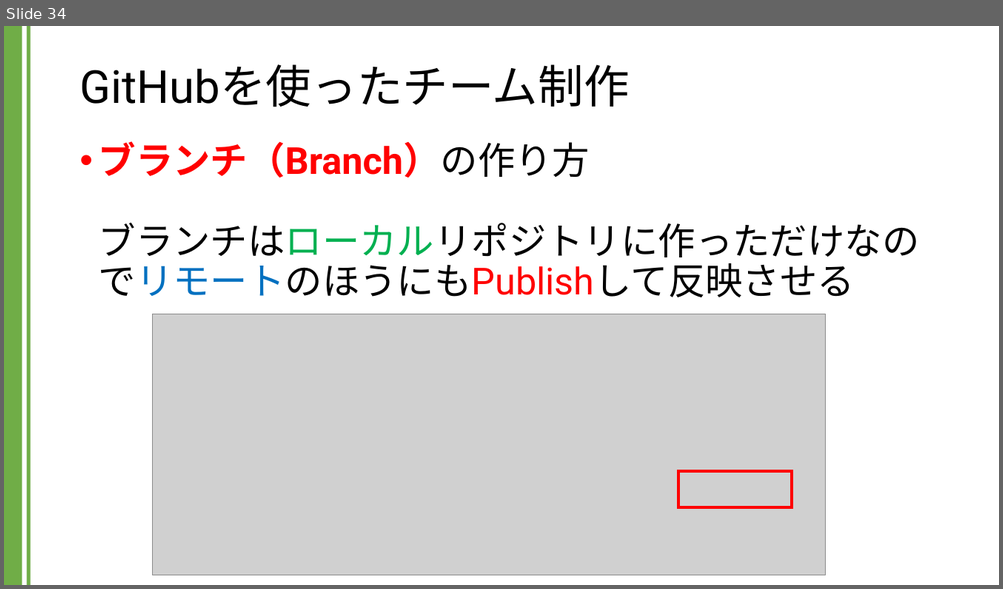
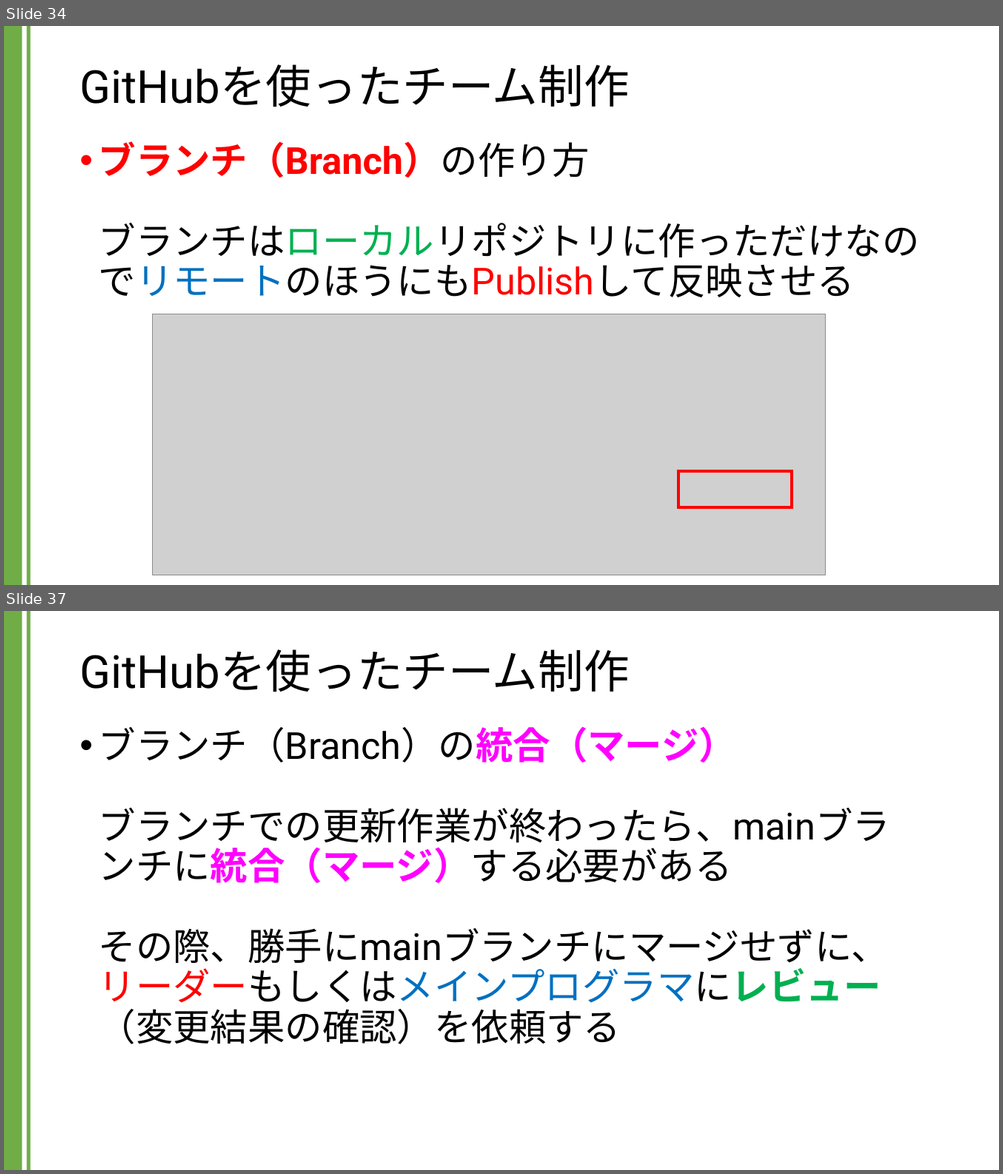
Before and after one commit to kic-murata/cpp2024, a slide deck: 授業資料/GitHubを用いたチーム制作.pptx. Shown one above the other, each under a label of ours: slide 34 before the commit, slides 34 and 37 after it; the slides between them are not shown. The pictures are 1003x589 and 1003x1174 pixels, drawn with LibreOffice and Linux fonts; fonts in the diff are those of the drawing; grey boxes stand for pictures. Boxes give left, top, right and bottom in pixels: in the first picture for what was removed or moved away, otherwise in the second. Text is boxed around its words. In the diff, an @@ line names an element or a change of style, - is before the commit and + after.

```diff
--- a/授業資料/GitHubを用いたチーム制作.pptx
+++ b/授業資料/GitHubを用いたチーム制作.pptx
@@ slide 37 added at bbox=[4, 611, 999, 1170], background #FFFFFF; not listed: 2 template elements that a slide beside it also shows @@
@@ title added at bbox=[79, 649, 629, 692], 44 pt, text #000000 @@
+GitHubを使ったチーム制作
@@ text added at bbox=[99, 726, 890, 1045], 36 pt, text #000000 @@
+• ブランチ（Branch）の統合（マージ）
+  ブランチでの更新作業が終わったら、mainブランチに統合（マージ）する必要がある
+  その際、勝手にmainブランチにマージせずに、
+  リーダーもしくはメインプログラマにレビュー
+  （変更結果の確認）を依頼する
```
Also in this commit, not shown: 1 slide changed, 8 other slides added.
